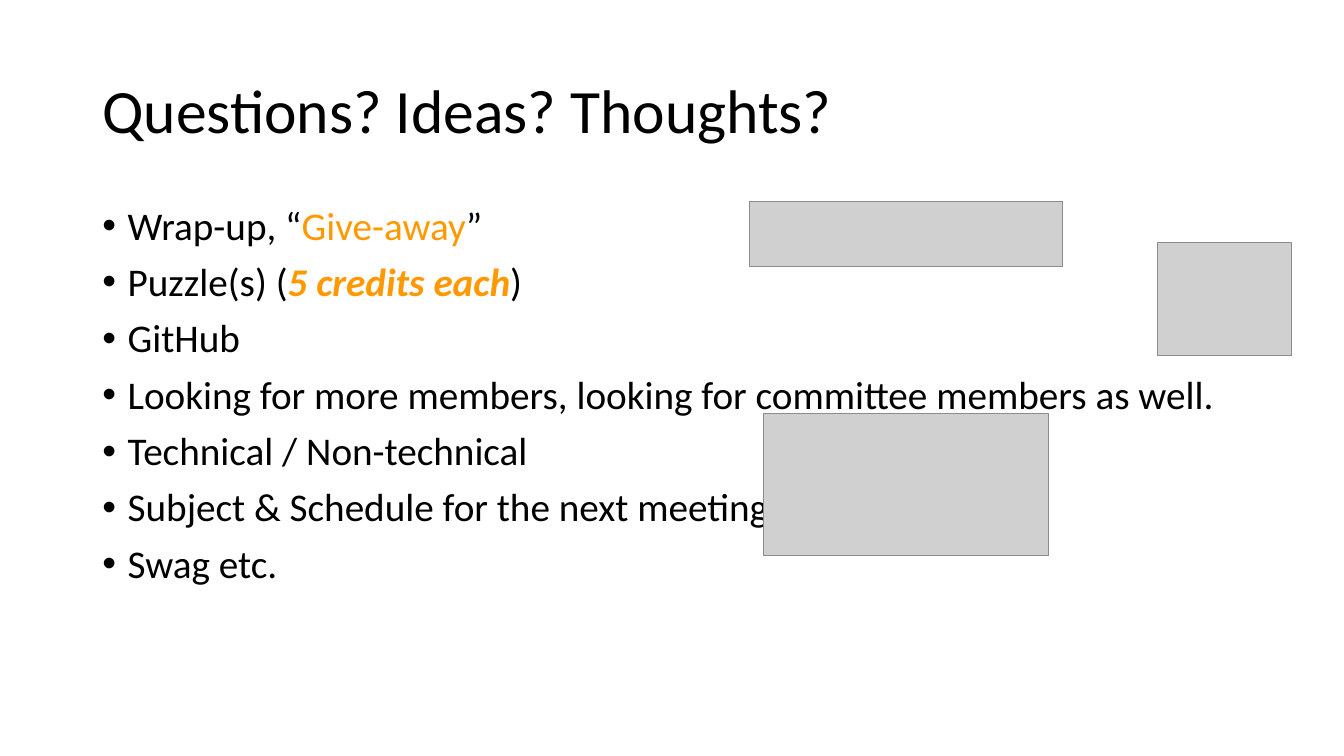
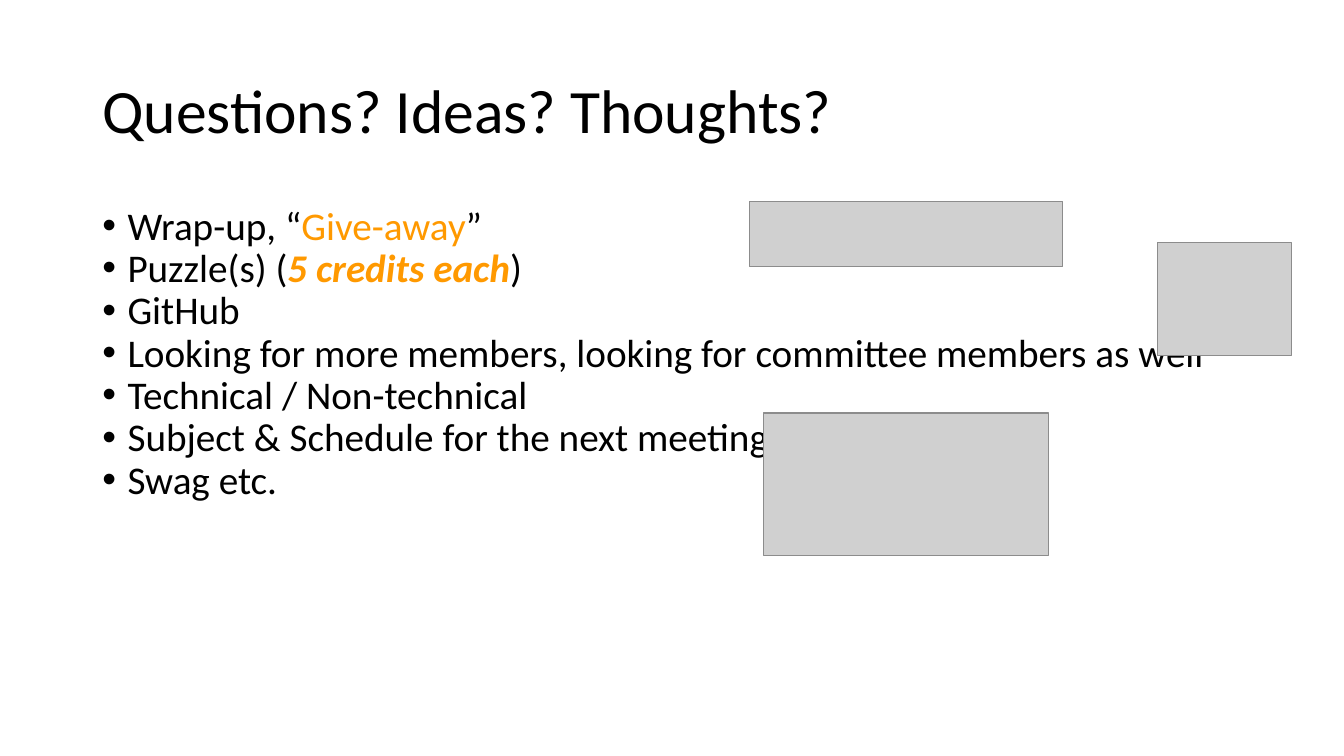
Before and after one commit to bitcoinclubatksu/BitcoinClub, a slide deck: slide 10 of meetup-2_presentation/Bitcoin_Club_Meetup_2_presentation.pptx. Drawn at 1344x756 pixels with LibreOffice and Linux fonts; fonts in the diff are those of the drawing; grey boxes stand for pictures. Boxes give left, top, right and bottom in pixels: in the first picture for what was removed or moved away, otherwise in the second. Text is boxed around its words. In the diff, an @@ line names an element or a change of style, - is before the commit and + after.

```diff
--- a/meetup-2_presentation/Bitcoin_Club_Meetup_2_presentation.pptx
+++ b/meetup-2_presentation/Bitcoin_Club_Meetup_2_presentation.pptx
@@ text at box(128, 212, 768, 501): less space between paragraphs @@
@@ text at box(128, 334, 1203, 377): text changed @@
-• Looking for more members, looking for committee members as well.
+• Looking for more members, looking for committee members as well
```
Also in this commit, not shown: 13 other slides changed, 6 other files.
